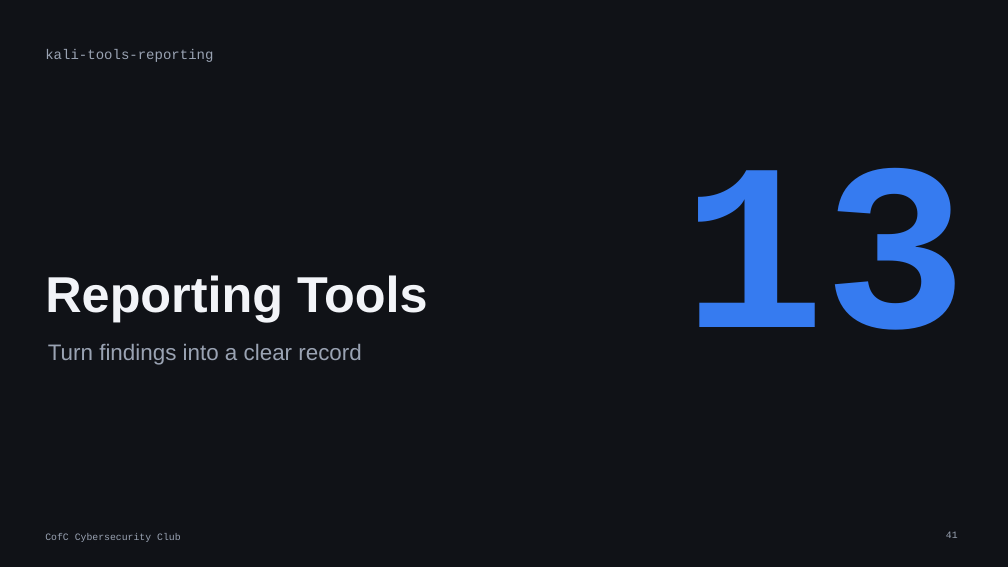
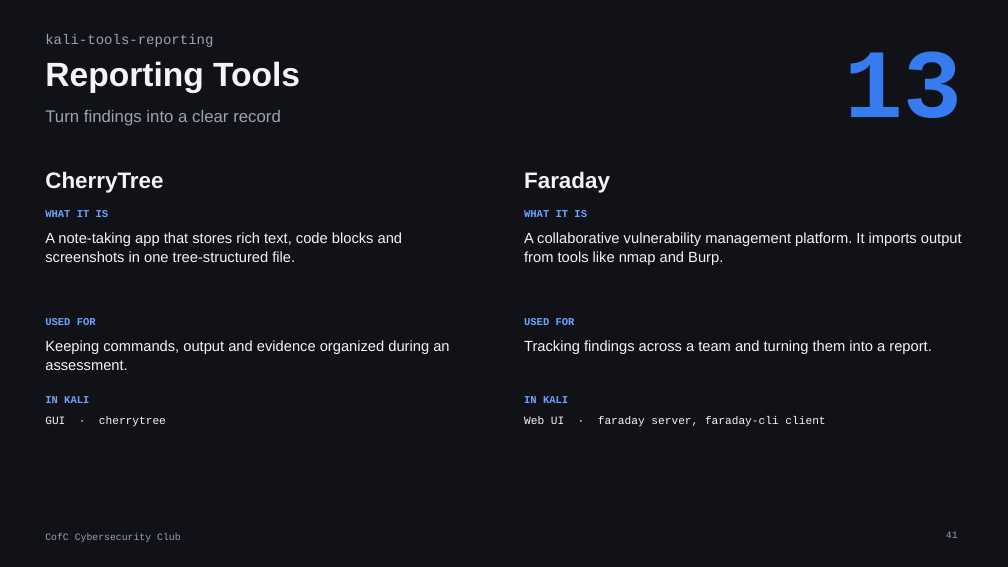
Before and after one commit to cofcsecurity/cofcsecurity.github.io, a slide deck: slide 41 of static/slides/22-kali-tools.pptx. Drawn at 1008x567 pixels with LibreOffice and Linux fonts; fonts in the diff are those of the drawing. Boxes give left, top, right and bottom in pixels: in the first picture for what was removed or moved away, otherwise in the second. Text is boxed around its words. In the diff, an @@ line names an element or a change of style, - is before the commit and + after.

Commit message:
Update Kali Linux Tools slides

```diff
--- a/static/slides/22-kali-tools.pptx
+++ b/static/slides/22-kali-tools.pptx
@@ text "13": place and size @@
-text "13" at (682,167,968,330)
+text "13" at (845,51,963,118)
@@ text "13" at (845,51,963,118): size 340 to 140 pt @@
@@ text "kali-tools-reporting": place and size @@
-text "kali-tools-reporting" at (45,49,213,62)
+text "kali-tools-reporting" at (45,34,213,47)
@@ text "Reporting Tools": place and size @@
-text "Reporting Tools" at (45,275,428,322)
+text "Reporting Tools" at (45,61,300,92)
@@ text "Reporting Tools" at (45,61,300,92): size 72 to 48 pt; vertical alignment bottom to top @@
@@ text "Turn findings into a clear ...": place and size @@
-text "Turn findings into a clear ..." at (48,344,361,365)
+text "Turn findings into a clear ..." at (45,110,281,126)
@@ text "Turn findings into a clear ..." at (45,110,281,126): size 32 to 24 pt @@
@@ text added at (45,171,163,193), 32 pt, text #F2F4F8, bold @@
+CherryTree
@@ text added at (524,171,610,193), 32 pt, text #F2F4F8, bold @@
+Faraday
@@ text added at (45,210,109,217), 15 pt, text #6FA2FF, bold @@
+WHAT IT IS
@@ text added at (45,232,403,262), 21 pt, text #F2F4F8 @@
+A note-taking app that stores rich text, code blocks and screenshots in one tree-structured file.
@@ text added at (524,210,587,217), 15 pt, text #6FA2FF, bold @@
+WHAT IT IS
@@ text added at (524,232,962,265), 21 pt, text #F2F4F8 @@
+A collaborative vulnerability management platform. It imports output from tools like nmap and Burp.
@@ text added at (45,318,96,325), 15 pt, text #6FA2FF, bold @@
+USED FOR
@@ text added at (524,318,575,325), 15 pt, text #6FA2FF, bold @@
+USED FOR
@@ text added at (45,340,449,370), 21 pt, text #F2F4F8 @@
+Keeping commands, output and evidence organized during an assessment.
@@ text added at (524,340,931,354), 21 pt, text #F2F4F8 @@
+Tracking findings across a team and turning them into a report.
@@ text added at (45,396,89,403), 15 pt, text #6FA2FF, bold @@
+IN KALI
@@ text added at (45,416,166,427), 16 pt, text #F2F4F8 @@
+GUI · cherrytree
@@ text added at (524,396,568,403), 15 pt, text #6FA2FF, bold @@
+IN KALI
@@ text added at (524,416,825,427), 16 pt, text #F2F4F8 @@
+Web UI · faraday server, faraday-cli client
```
Also in this commit, not shown: 14 other slides changed, 1 slide removed.
